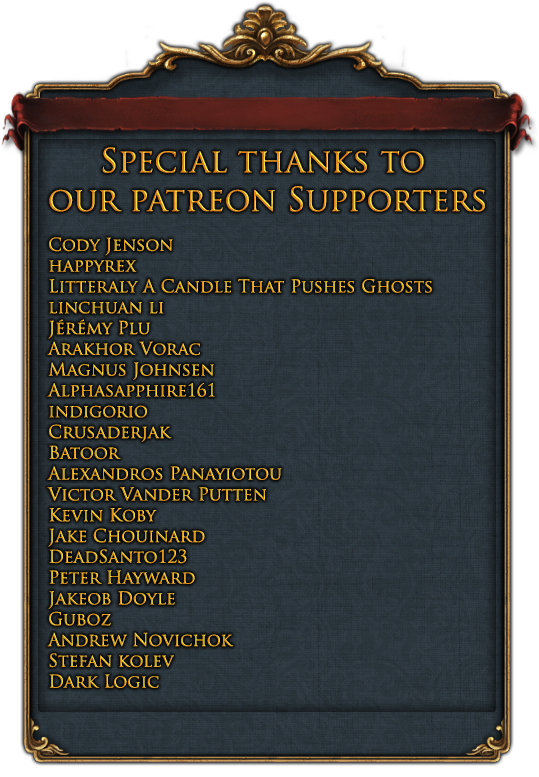
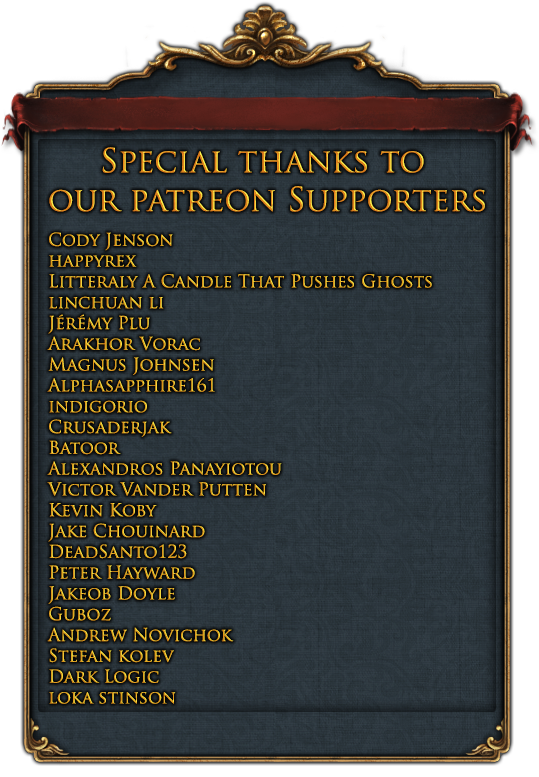
Layer changes from the first 539 × 777 image to the second:
painted on "Supporters" over left=47, top=232, right=432, bottom=704
